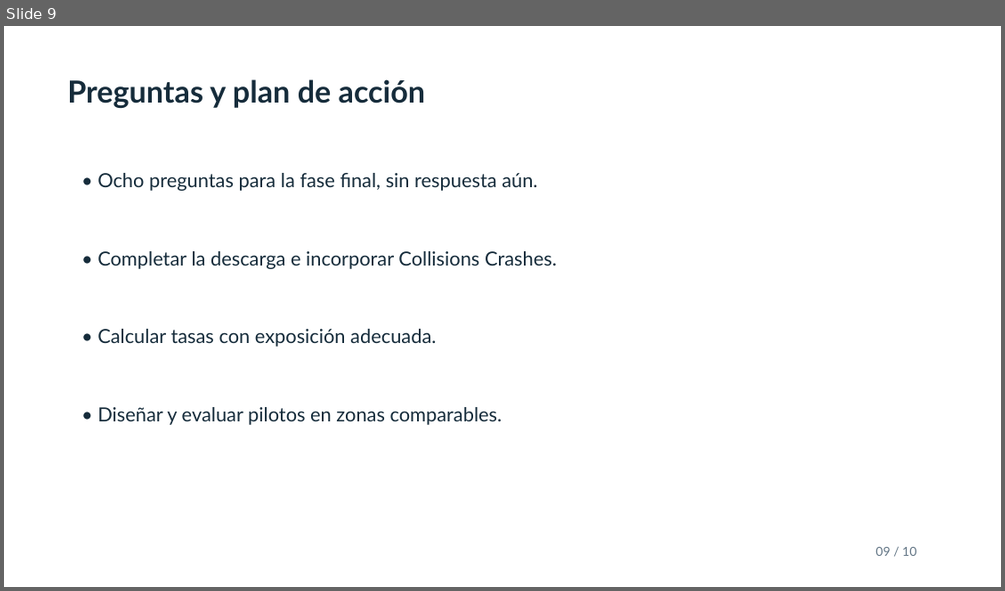
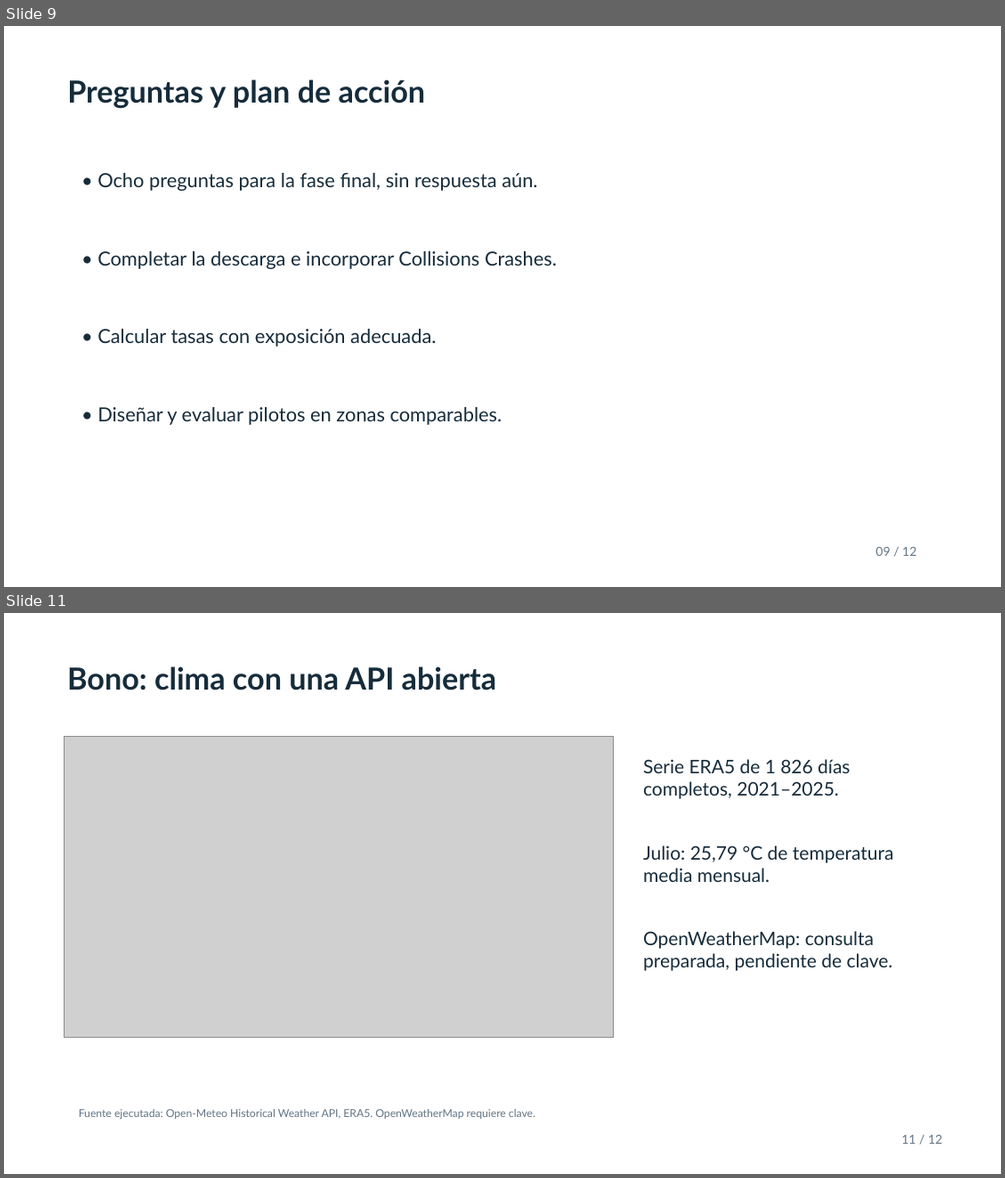
Before and after one commit to PilotK300/Plan-anal-tico-para-arrestos-y-seguridad-vial-en-Nueva-York, a slide deck: Presentacion_ejecutiva_NYC.pptx. Shown one above the other, each under a label of ours: slide 9 before the commit, slides 9 and 11 after it; the slides between them are not shown. The pictures are 1005x591 and 1005x1178 pixels, drawn with LibreOffice and Linux fonts; fonts in the diff are those of the drawing; grey boxes stand for pictures. Boxes give left, top, right and bottom in pixels: in the first picture for what was removed or moved away, otherwise in the second. Text is boxed around its words. In the diff, an @@ line names an element or a change of style, - is before the commit and + after.

Commit message:
Completar bono de población y clima con fuentes verificables

```diff
--- a/Presentacion_ejecutiva_NYC.pptx
+++ b/Presentacion_ejecutiva_NYC.pptx
@@ slide 11 added at (4,613,1001,1174), background #FFFFFF @@
@@ text added at (67,666,496,690), 29.2 pt, text #162C3B, bold @@
+Bono: clima con una API abierta
@@ picture added at (64,737,614,1038) @@
@@ text added at (643,759,850,799), 18 pt, text #162C3B @@
+Serie ERA5 de 1 826 días completos, 2021–2025.
@@ text added at (643,845,894,882), 18 pt, text #162C3B @@
+Julio: 25,79 °C de temperatura media mensual.
@@ text added at (643,931,893,971), 18 pt, text #162C3B @@
+OpenWeatherMap: consulta preparada, pendiente de clave.
@@ text added at (79,1109,535,1119), 10.5 pt, text #627585 @@
+Fuente ejecutada: Open-Meteo Historical Weather API, ERA5. OpenWeatherMap requiere clave.
@@ text added at (901,1135,942,1143), 12 pt, text #627585 @@
+11 / 12
@@ slide 9 changed as well @@
@@ text at (875,547,916,556): text changed @@
-09 / 10
+09 / 12
```
Also in this commit, not shown: 9 other slides changed, 1 other slide added, 15 other files.
